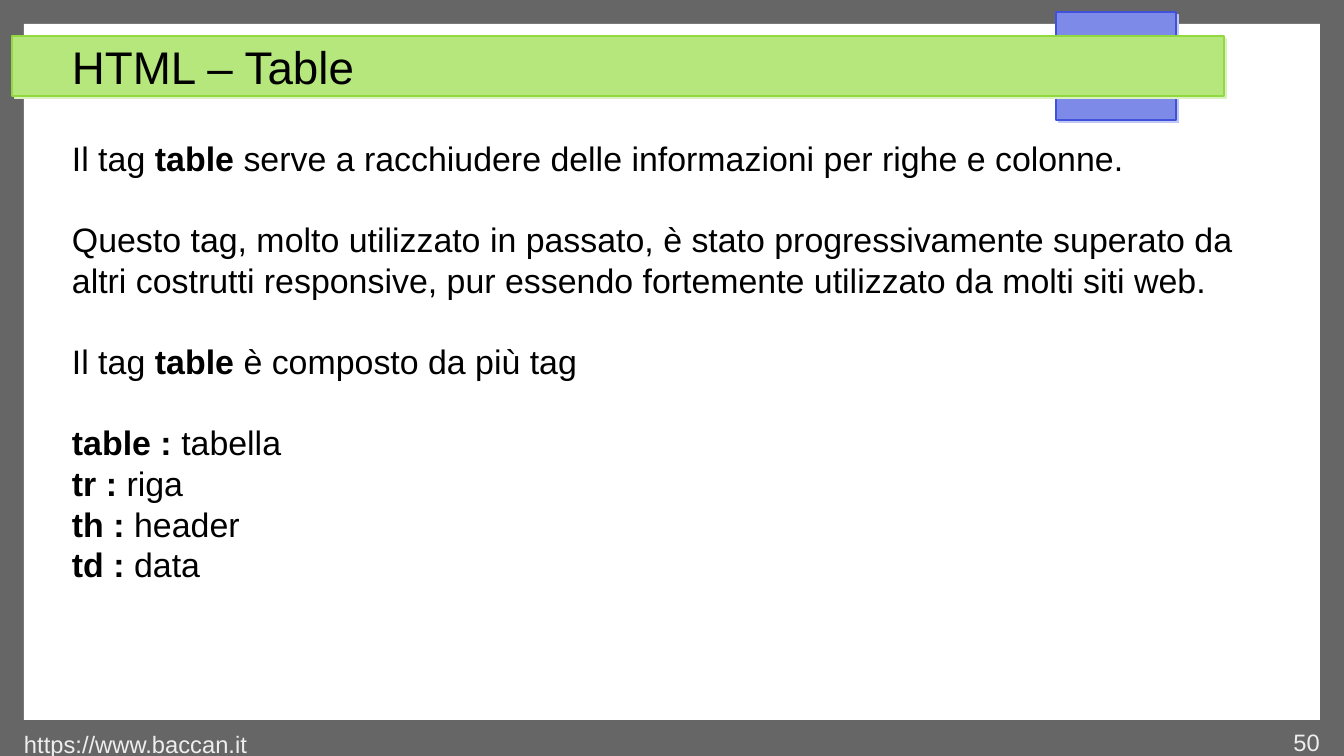
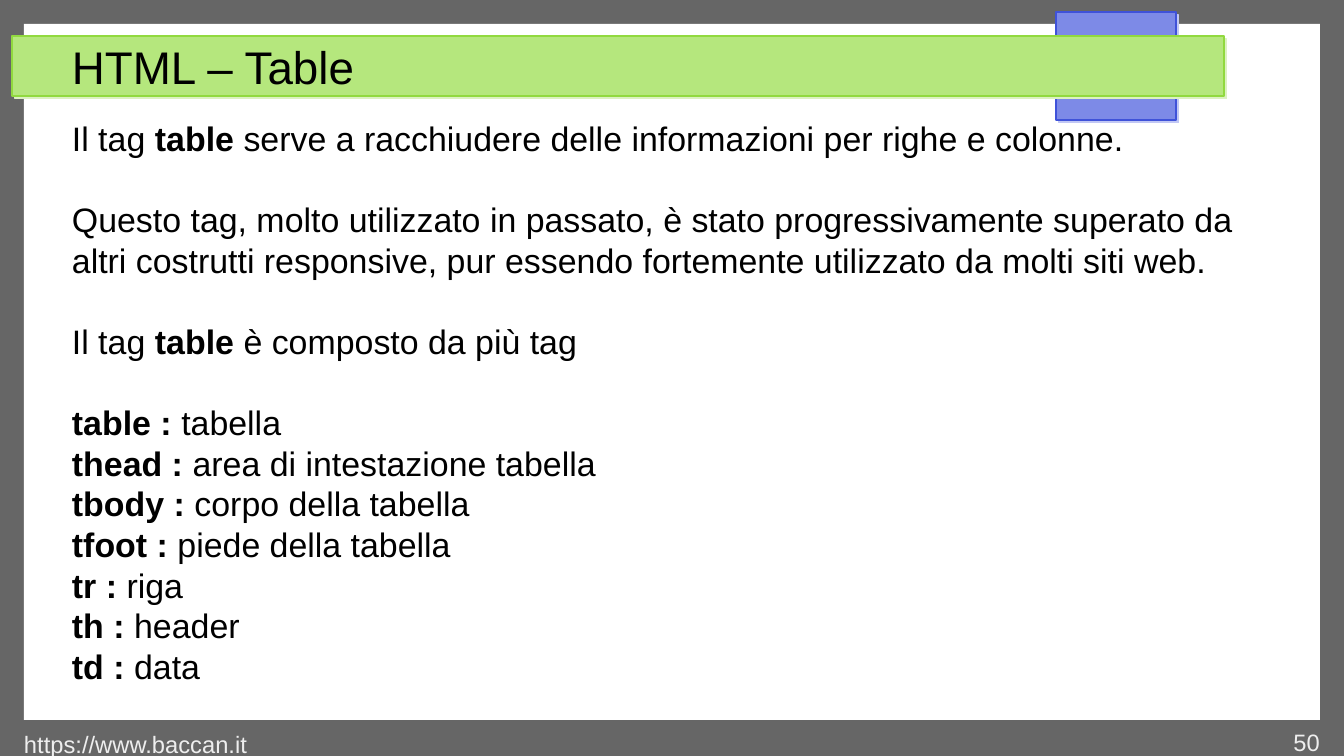
Before and after one commit to matteobaccan/CorsoHTML, a slide deck: slide 50 of Chapter_html.odp. Drawn at 1344x756 pixels with LibreOffice and Linux fonts; fonts in the diff are those of the drawing. Boxes give left, top, right and bottom in pixels: in the first picture for what was removed or moved away, otherwise in the second. Text is boxed around its words. In the diff, an @@ line names an element or a change of style, - is before the commit and + after.

Commit message:
Aggiornamento slide ed esempi

```diff
--- a/Chapter_html.odp
+++ b/Chapter_html.odp
@@ text at (72, 451, 596, 564): paragraphs added @@
+thead : area di intestazione tabella
+tbody : corpo della tabella
+tfoot : piede della tabella
```
Also in this commit, not shown: 19 other files.
